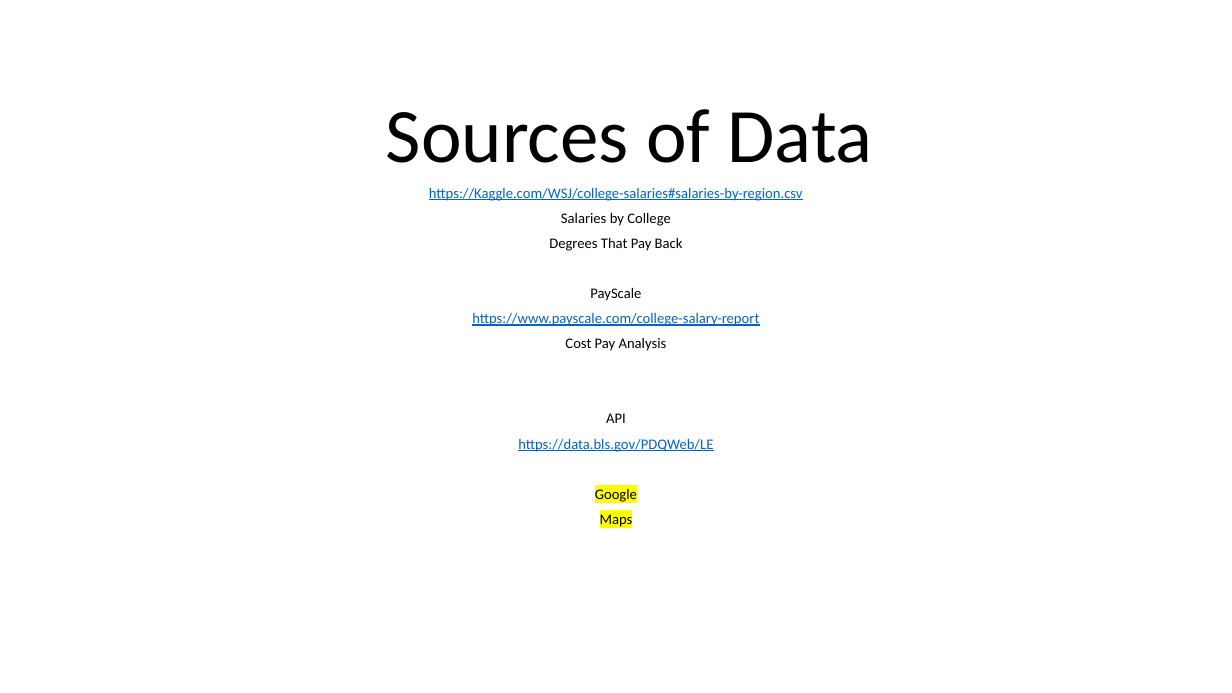
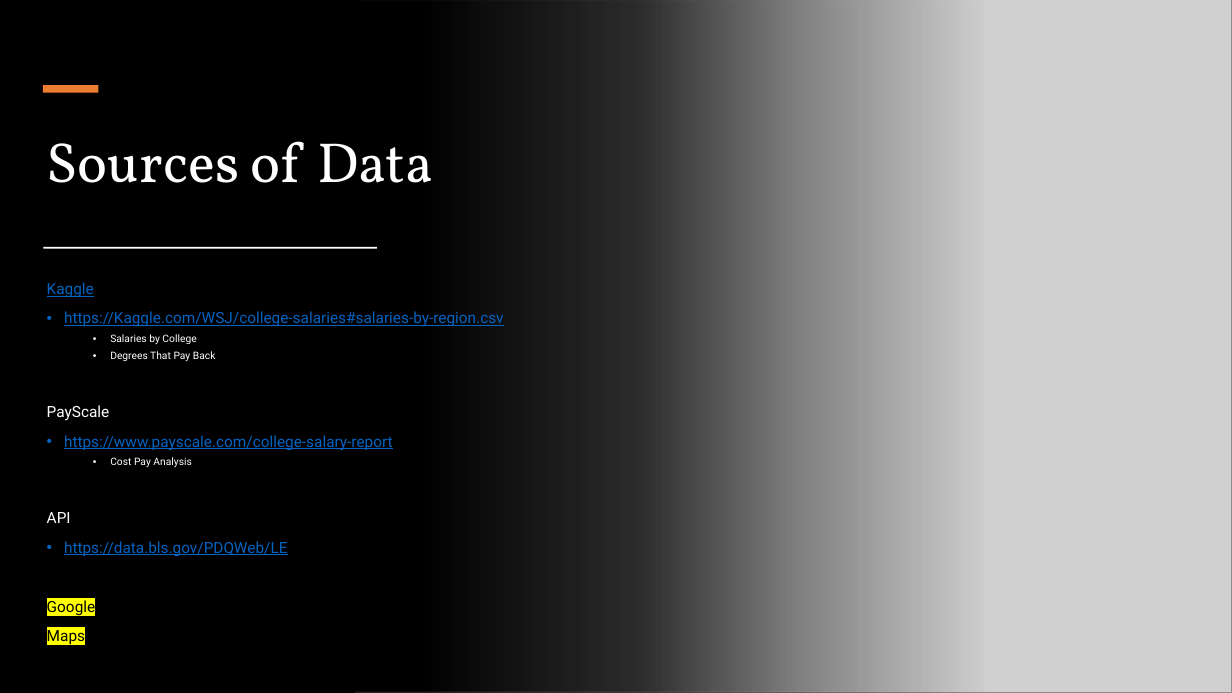
Before and after one commit to clkessler220/project-1-team-5, a slide deck: slide 10 of The Cost Benefit Analysis of Obtaining Postsecondary Eduction.pptx (slide 4 before the commit). Drawn at 1232x693 pixels with LibreOffice and Linux fonts; fonts in the diff are those of the drawing; grey boxes stand for pictures. Boxes give left, top, right and bottom in pixels: in the first picture for what was removed or moved away, otherwise in the second. Text is boxed around its words. In the diff, an @@ line names an element or a change of style, - is before the commit and + after.

```diff
--- a/The Cost Benefit Analysis of Obtaining Postsecondary Eduction.pptx
+++ b/The Cost Benefit Analysis of Obtaining Postsecondary Eduction.pptx
@@ background #FFFFFF to #000000 @@
@@ rectangle added at (0,0,986,693), fill gradient #000000 @@
@@ picture added at (356,0,1232,693) @@
@@ title "Sources of Data": place and size @@
-title "Sources of Data" at (386,109,873,163)
+title "Sources of Data" at (47,141,433,183)
@@ title "Sources of Data" at (47,141,433,183): size 60 to 44 pt, font Calibri to Vollkorn, text colour #000000 to #FFFFFF; alignment centre to left @@
@@ rectangle added at (43,85,98,92), fill #ED7D31 @@
@@ rectangle added at (43,247,377,249), fill #FFFFFF @@
@@ subtitle "Kaggle": place and size @@
-subtitle "Kaggle" at (429,188,803,528)
+subtitle "Kaggle" at (47,282,504,644)
@@ subtitle at (47,282,94,297): paragraph added @@
+Kaggle
@@ subtitle at (47,311,504,644): size 11.4 to 12 pt in "https://Kaggle.com/WSJ/college-salaries#salaries-by-region.c ...", "PayScale", "https://www.payscale.com/college-salary-report", "API" and 3 more places; font Calibri to Roboto; size 11.4 to 8 pt in "Salaries by College", "Degrees That Pay Back", "Cost Pay Analysis"; text colour #000000 to #FFFFFF in "Salaries by College", "Degrees That Pay Back", "PayScale", "Cost Pay Analysis" and 1 more places; alignment centre to left; bullet none to •; line spacing 0.7 to 0.9; list level 1 to 2 in "Salaries by College"; list level 1 to 2 in "Degrees That Pay Back"; list level 1 to 2 in "Cost Pay Analysis" @@
```
Also in this commit, not shown: 4 other slides changed, 5 slides added, 3 slides removed.
